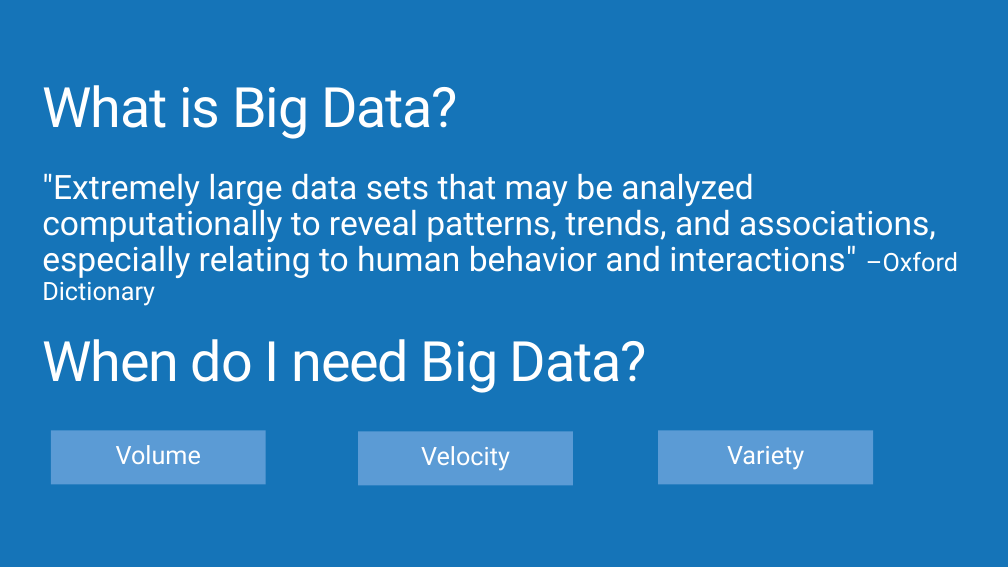
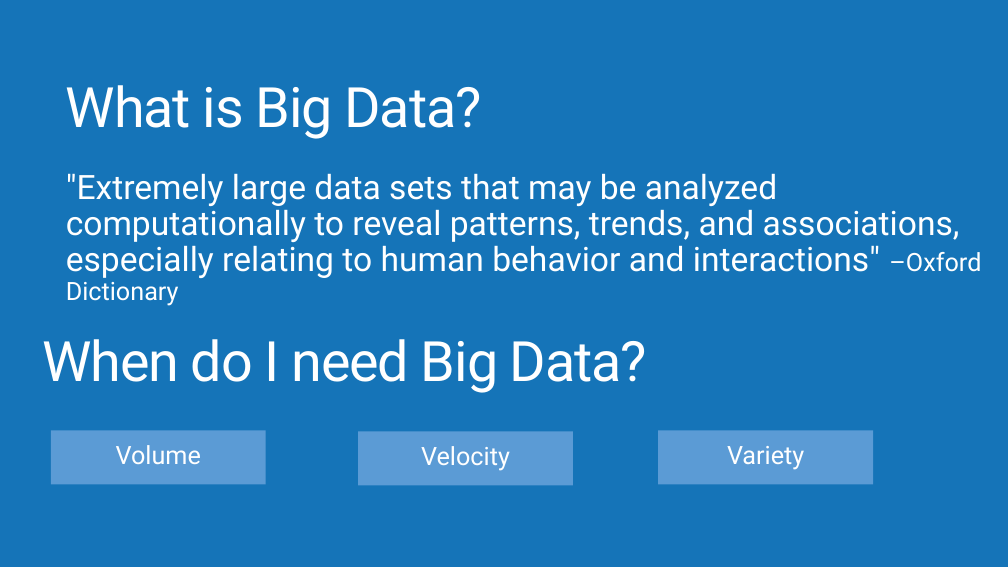
Before and after one commit to AzureCAT-GSI/Big-Data, a slide deck: slide 3 of Architecting Big Data Solutions.pptx. Drawn at 1008x567 pixels with LibreOffice and Linux fonts; fonts in the diff are those of the drawing; background and template pictures are left out. Boxes give left, top, right and bottom in pixels: in the first picture for what was removed or moved away, otherwise in the second. Text is boxed around its words. In the diff, an @@ line names an element or a change of style, - is before the commit and + after.

```diff
--- a/Architecting Big Data Solutions.pptx
+++ b/Architecting Big Data Solutions.pptx
@@ title "What is Big Data?": place and size @@
-title "What is Big Data?" at <box>42,85,458,139</box>
+title "What is Big Data?" at <box>66,85,482,139</box>
@@ text ""Extremely large data sets that ...": place and size @@
-text ""Extremely large data sets that ..." at <box>42,173,958,306</box>
+text ""Extremely large data sets that ..." at <box>66,173,981,306</box>
```
Also in this commit, not shown: 11 other slides changed, 4 slides added, 6 slides removed.
